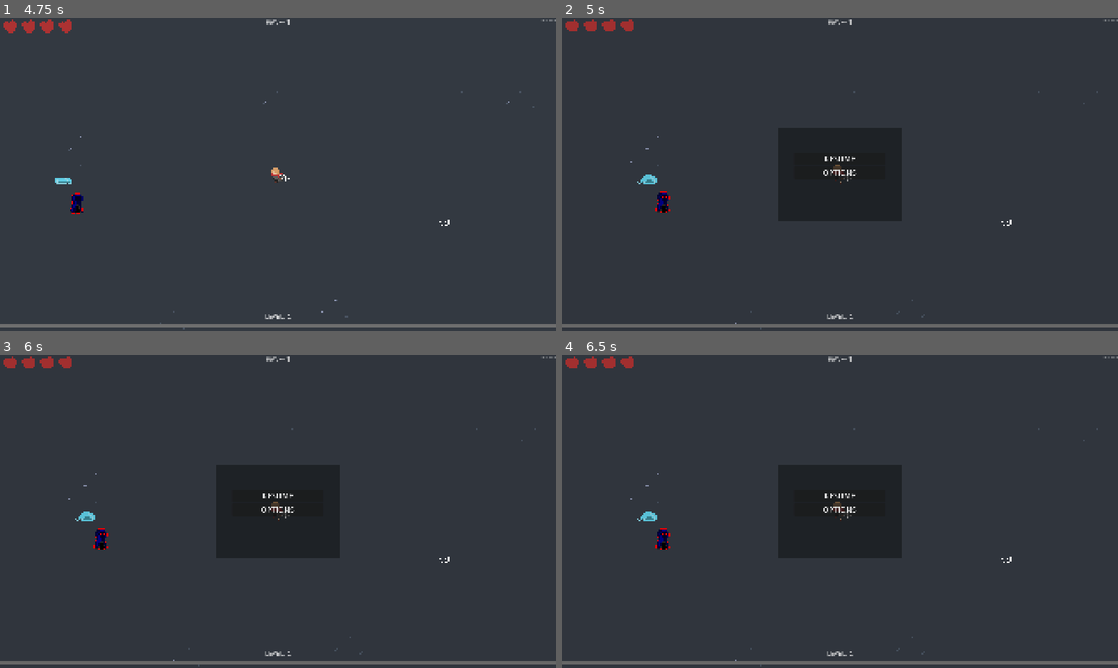
Above: before the commit, frames 1-4 (two rows, left to right).
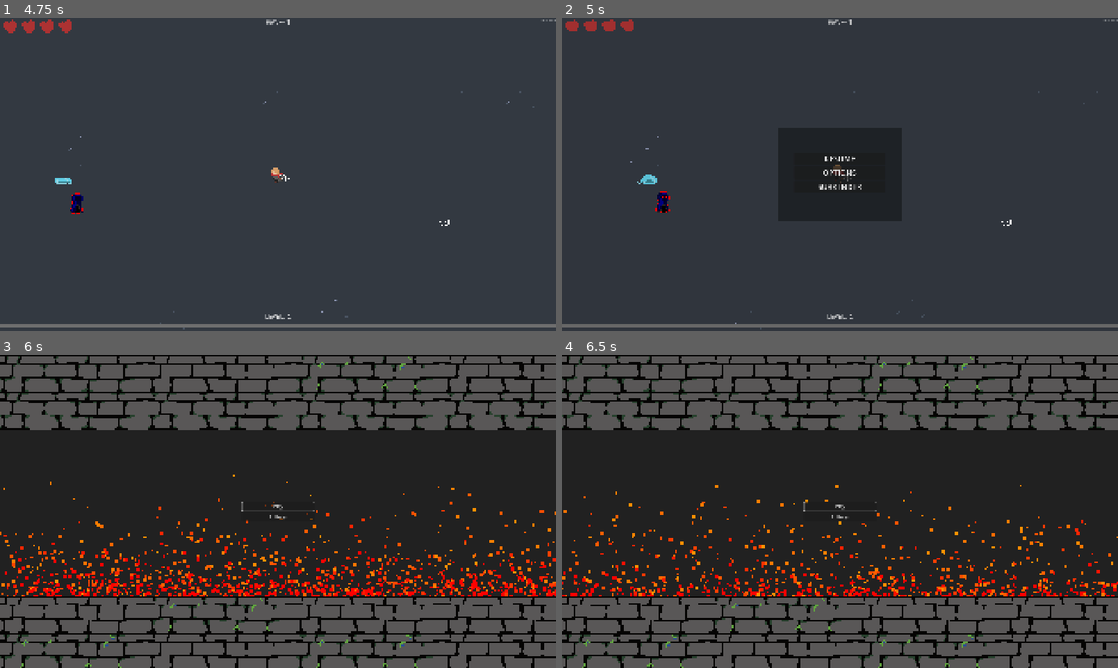
Above: after the commit, the same moments.

Repository: JordanBonfim/Mana-and-Bullets
Game: Godot game, scene res://title_screen/title_screen.tscn
Two runs of this game, one before a commit and one after it. Both use one fixed random seed, a clock stepped at 60 frames per second and the inputs below. Sound files missing from this copy of the repository are replaced by a short silence.
Inputs (mouse positions are in pixels of both pictures, inside the frame that each line leads up to):
- Up to frame 1 (4.75 s): click "Play" at 0.5 s; tap Enter at 1.25, 2.75 s; move the mouse to (400, 158) at 1.27 s; press the mouse at (400, 158) at 1.28 s; hold Right (ui_right) 1.28-2.03 s; tap Space at 2, 3.5 s; move the mouse to (166, 190) at 2.02 s; release the mouse at (166, 190) at 2.03 s; hold Down (ui_down) 2.03-2.78 s; tap 2 at 2.1 s; move the mouse to (333, 105) at 2.77 s; hold Right (ui_right) 2.78-3.53 s; tap 3 at 2.85 s; move the mouse to (250, 237) at 3.52 s; hold Up (ui_up) 3.53-4.28 s; tap 5 at 3.6 s; click (250, 237) at 3.67 s; move the mouse to (444, 221) at 4.27 s; hold Left (ui_left) from 4.28 s (still down); tap 6 at 4.35 s
- Up to frame 2 (5 s): keep holding Left (ui_left); tap Escape at 4.9 s
- Up to frame 3 (6 s): release Left (ui_left) at 5 s; click "OPTIONS" at 5 s; click (278, 524) at 5.75 s, where only the run after the commit has a clickable "SURRENDER"
- Up to frame 4 (6.5 s): no input

Frame 1 is identical in both runs. In frame 2, less than 0.1% of the frame differs, in the area x 46-54%, y 51-55%; in frame 3, 92%, in the area x 0-100%, y 0-100%; in frame 4, 92%.

Commit message:
feat: add back to menu/surrender option on pause menu

Diff:
--- a/pause_screen/pause_screen.gd
+++ b/pause_screen/pause_screen.gd
@@ -1,6 +1,8 @@
 extends CanvasLayer
 
 @onready var resume_button: Button = $Control/VBoxContainer/resume_button
+@onready var options_button: Button = $Control/VBoxContainer/options_button
+@onready var back_to_menu_button: Button = $Control/VBoxContainer/back_to_menu_button
 
 # Called when the node enters the scene tree for the first time.
 func _ready() -> void:
@@ -26,3 +28,14 @@
 func _on_resume_button_pressed() -> void:
 	Messages.game_unpaused.emit()
 	pass # Replace with function body.
+
+
+func _on_options_button_pressed() -> void:
+	pass # Replace with function body.
+
+
+func _on_back_to_menu_button_pressed() -> void:
+	Messages.game_unpaused.emit()
+	get_tree().change_scene_to_file("res://title_screen/title_screen.tscn")
+
+	pass # Replace with function body.
--- a/pause_screen/pause_screen.tscn
+++ b/pause_screen/pause_screen.tscn
@@ -56,9 +56,16 @@
 theme_override_font_sizes/font_size = 26
 text = "RESUME"
 
-[node name="Button2" type="Button" parent="Control/VBoxContainer" unique_id=336843017]
+[node name="options_button" type="Button" parent="Control/VBoxContainer" unique_id=336843017]
 layout_mode = 2
 theme_override_font_sizes/font_size = 26
 text = "OPTIONS"
 
+[node name="back_to_menu_button" type="Button" parent="Control/VBoxContainer" unique_id=1003054467]
+layout_mode = 2
+theme_override_font_sizes/font_size = 26
+text = "SURRENDER"
+
 [connection signal="pressed" from="Control/VBoxContainer/resume_button" to="." method="_on_resume_button_pressed"]
+[connection signal="pressed" from="Control/VBoxContainer/options_button" to="." method="_on_options_button_pressed"]
+[connection signal="pressed" from="Control/VBoxContainer/back_to_menu_button" to="." method="_on_back_to_menu_button_pressed"]
